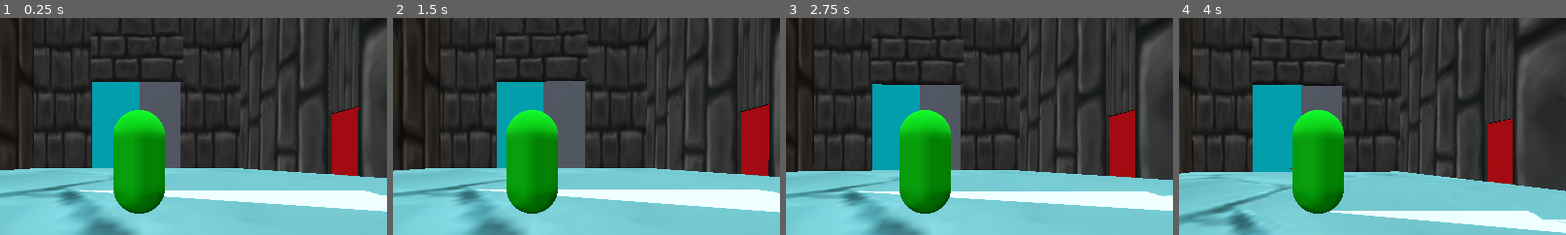
Above: before the commit, frames 1-4 (left to right).
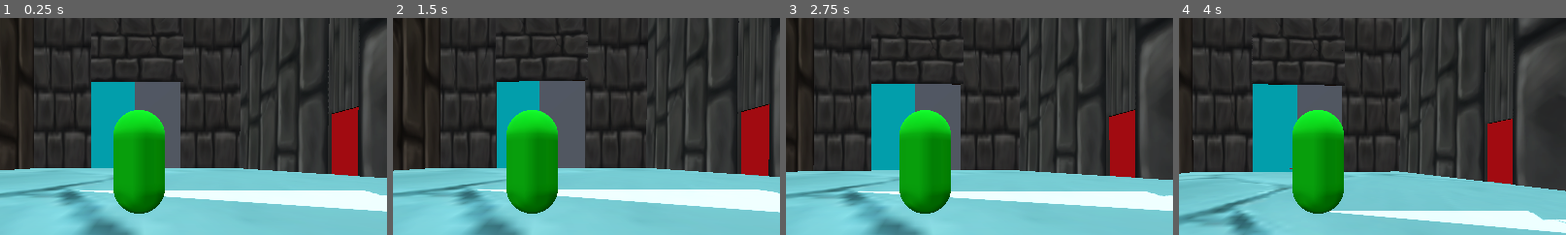
Above: after the commit, the same moments.

Repository: TylerPederson/effort
Game: Godot game, scene res://sandbox_level.tscn
Two runs of this game, one before a commit and one after it. Both use one fixed random seed, a clock stepped at 60 frames per second and the inputs below.
Inputs (mouse positions are % of the whole screen's width and height, from its top left):
- Up to frame 1 (0.25 s): no input
- Up to frame 2 (1.5 s): tap Enter (ui_accept) at 0.5 s; move the mouse to (55, 50) at 0.52 s; hold Right mouse button (combat_alternative) 0.53-1.28 s; hold W (move_forward) from 0.53 s (still down); tap Space (move_jump) at 0.77 s; move the mouse to (45, 50) at 1.27 s; click (45, 50) at 1.35 s
- Up to frame 3 (2.75 s): keep holding W (move_forward); tap Space (move_jump) at 1.52 s; move the mouse to (52, 48) at 2.02 s; hold Shift (move_sprint) from 2.03 s (still down)
- Up to frame 4 (4 s): keep holding W (move_forward); tap Enter (ui_accept) at 2.75 s; move the mouse to (49, 52) at 2.77 s; release Shift (move_sprint) at 2.78 s; right-click (49, 52) at 2.85 s; tap Space (move_jump) at 3.02, 3.77 s; move the mouse to (57, 51) at 3.52 s; press the mouse at (57, 51) at 3.53 s
The pictures show only the part of the screen within x 32-82%, y 17-67%; the shares and areas given below are measured in that part.

The runs differ from the first frame. In frame 1, 0.3% of the frame differs, in the area x 23-37%, y 29-70%; in frame 2, 0.2%; in frame 3, 0.3%, in the area x 22-43%, y 30-71%; in frame 4, 0.2%.

Commit message:
Made adjustments to boss door
The boss door is sized better and will not open until all the levers in the level is activated.

Diff:
--- a/boss_door.gd
+++ b/boss_door.gd
@@ -10,16 +10,21 @@
 var door_left_open: Vector3
 var door_left_closed: Vector3
 
-@export var slide_right:= 5.0
-@export var slide_left:= -5.0
-@export var speed:= 2
+@export var slide_right:= 8.0
+@export var slide_left:= -8.0
+@export var speed:= 1
 
 var opening:= false
 var closing:= false
 
+var unlocked = false
+
 
 # Called when the node enters the scene tree for the first time.
 func _ready():
+
+	GameManager.all_levers_pulled.connect(unlock_door)
+
 	door_right_closed = door_right.position
 	door_left_closed = door_left.position
 
@@ -52,6 +57,10 @@
 	pass
 
 func _on_body_entered(body):
+	if not unlocked:
+		print("Door is Locked")
+		return
+
 	if body is CharacterBody3D:
 		opening = true
 		closing = false
@@ -60,3 +69,7 @@
 	if body is CharacterBody3D:
 		closing = true
 		opening = false
+
+func unlock_door():
+	unlocked = true
+	print("Door Is Unlocked")
--- a/boss_door.tscn
+++ b/boss_door.tscn
@@ -11,14 +11,14 @@
 script = ExtResource("1_7cihc")
 
 [node name="CSGBox3D" type="CSGBox3D" parent="."]
-transform = Transform3D(10.005, 0, 0, 0, 20, 0, 0, 0, 0.505, 5, 0, 0)
+transform = Transform3D(9, 0, 0, 0, 13.5, 0, 0, 0, 0.505, 4.5, 0, 0)
 material = SubResource("StandardMaterial3D_48p18")
 
 [node name="CSGBox3D2" type="CSGBox3D" parent="."]
-transform = Transform3D(10, 0, 0, 0, 20, 0, 0, 0, 0.5, -5, 0, 0)
+transform = Transform3D(9, 0, 0, 0, 13.5, 0, 0, 0, 0.5, -4.5, 0, 0)
 
 [node name="Area3D" type="Area3D" parent="."]
 
 [node name="CollisionShape3D" type="CollisionShape3D" parent="Area3D"]
-transform = Transform3D(10.845, 0, 0, 0, 10.845, 0, 0, 0, 10.845, -0.01, -4.555, 0)
+transform = Transform3D(10.845, 0, 0, 0, 10.845, 0, 0, 0, 10.845, -0.01, -1.3009324, 0)
 shape = SubResource("BoxShape3D_48p18")
--- a/lever.gd
+++ b/lever.gd
@@ -12,7 +12,6 @@
 	print("Lever activated!")
 
 	GameManager.lever_activated()
-
 	pull_lever()
 
 func pull_lever():
--- a/sandbox_level.tscn
+++ b/sandbox_level.tscn
@@ -493,4 +493,4 @@
 script = ExtResource("7_k3mmv")
 
 [node name="BossDoor" parent="." instance=ExtResource("8_v5sjs")]
-transform = Transform3D(-0.99999106, 0, 0.004223697, 0, 1, 0, -0.004223697, 0, -0.99999106, 0, 9.8729515, -38.54356)
+transform = Transform3D(-0.99999106, 0, 0.004223697, 0, 1, 0, -0.004223697, 0, -0.99999106, -0.61229897, 6.676387, -38.334557)
